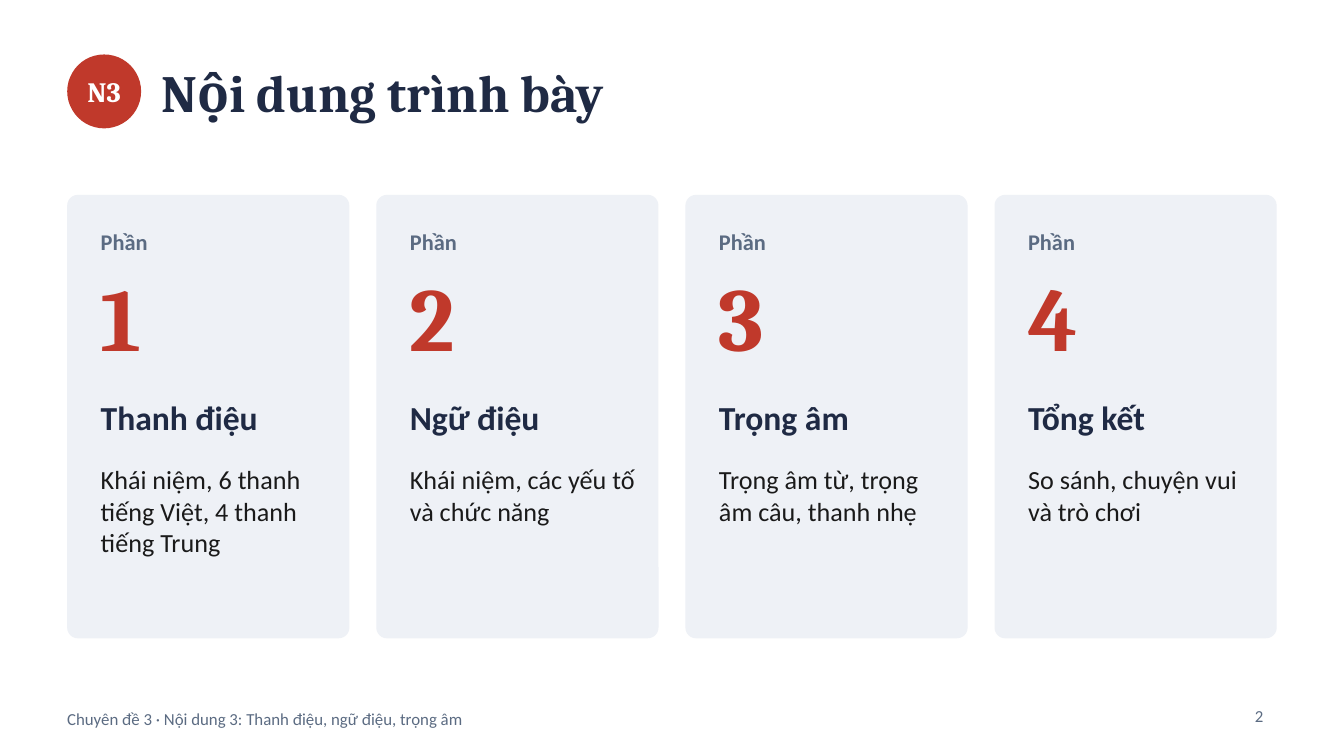
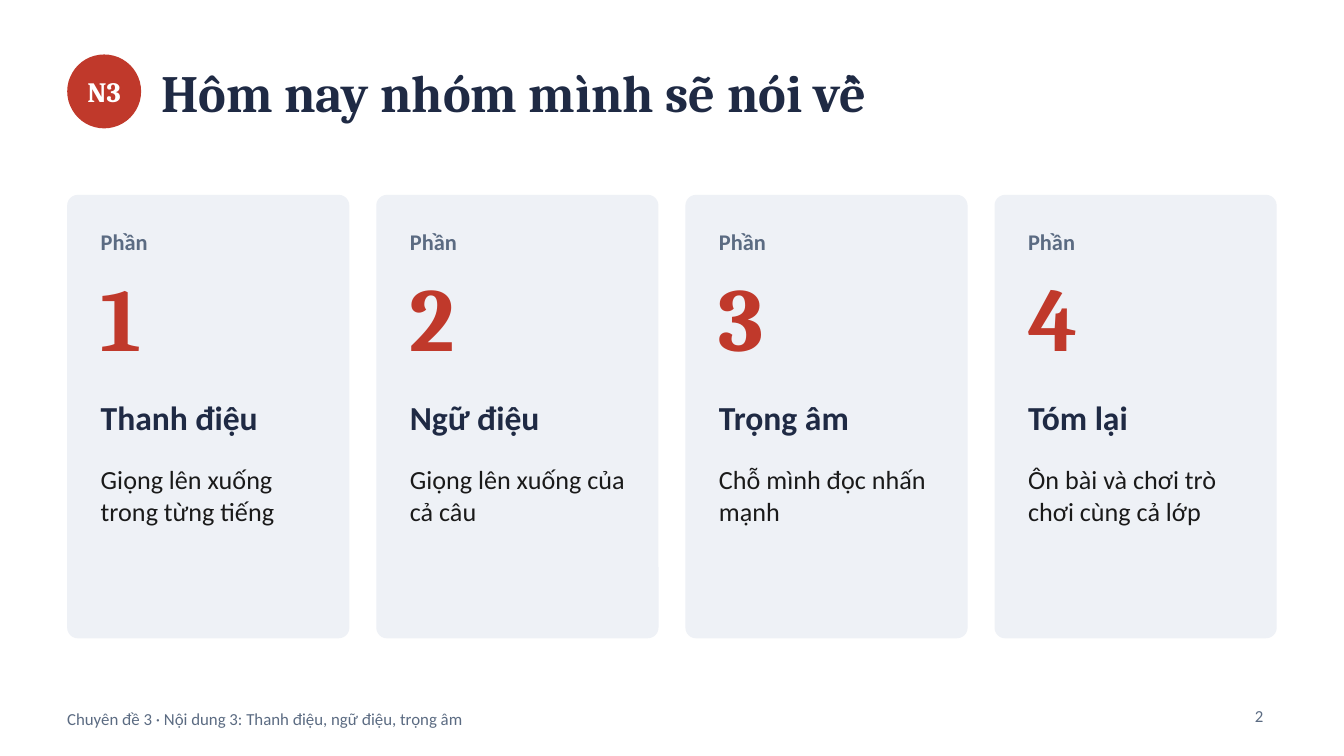
Before and after one commit to datpolime/Claude, a slide deck: slide 2 of Noi_dung_3_Thanh_dieu_ngu_dieu_trong_am.pptx. Drawn at 1344x756 pixels with LibreOffice and Linux fonts; fonts in the diff are those of the drawing. Boxes give left, top, right and bottom in pixels: in the first picture for what was removed or moved away, otherwise in the second. Text is boxed around its words. In the diff, an @@ line names an element or a change of style, - is before the commit and + after.

```diff
--- a/Noi_dung_3_Thanh_dieu_ngu_dieu_trong_am.pptx
+++ b/Noi_dung_3_Thanh_dieu_ngu_dieu_trong_am.pptx
@@ title at box(161, 75, 856, 123): text changed @@
-Nội dung trình bày
+Hôm nay nhóm mình sẽ nói về
@@ text at box(1028, 406, 1128, 436): text changed @@
-Tổng kết
+Tóm lại
@@ text at box(101, 469, 274, 526): text changed @@
-Khái niệm, 6 thanh tiếng Việt, 4 thanh tiếng Trung
+Giọng lên xuống trong từng tiếng
@@ text at box(410, 469, 624, 521): text changed @@
-Khái niệm, các yếu tố và chức năng
+Giọng lên xuống của cả câu
@@ text at box(719, 468, 926, 526): text changed @@
-Trọng âm từ, trọng âm câu, thanh nhẹ
+Chỗ mình đọc nhấn mạnh
@@ text at box(1028, 468, 1216, 526): text changed @@
-So sánh, chuyện vui và trò chơi
+Ôn bài và chơi trò chơi cùng cả lớp
```
Also in this commit, not shown: 25 other slides changed, 5 slides added, 11 slides removed.
